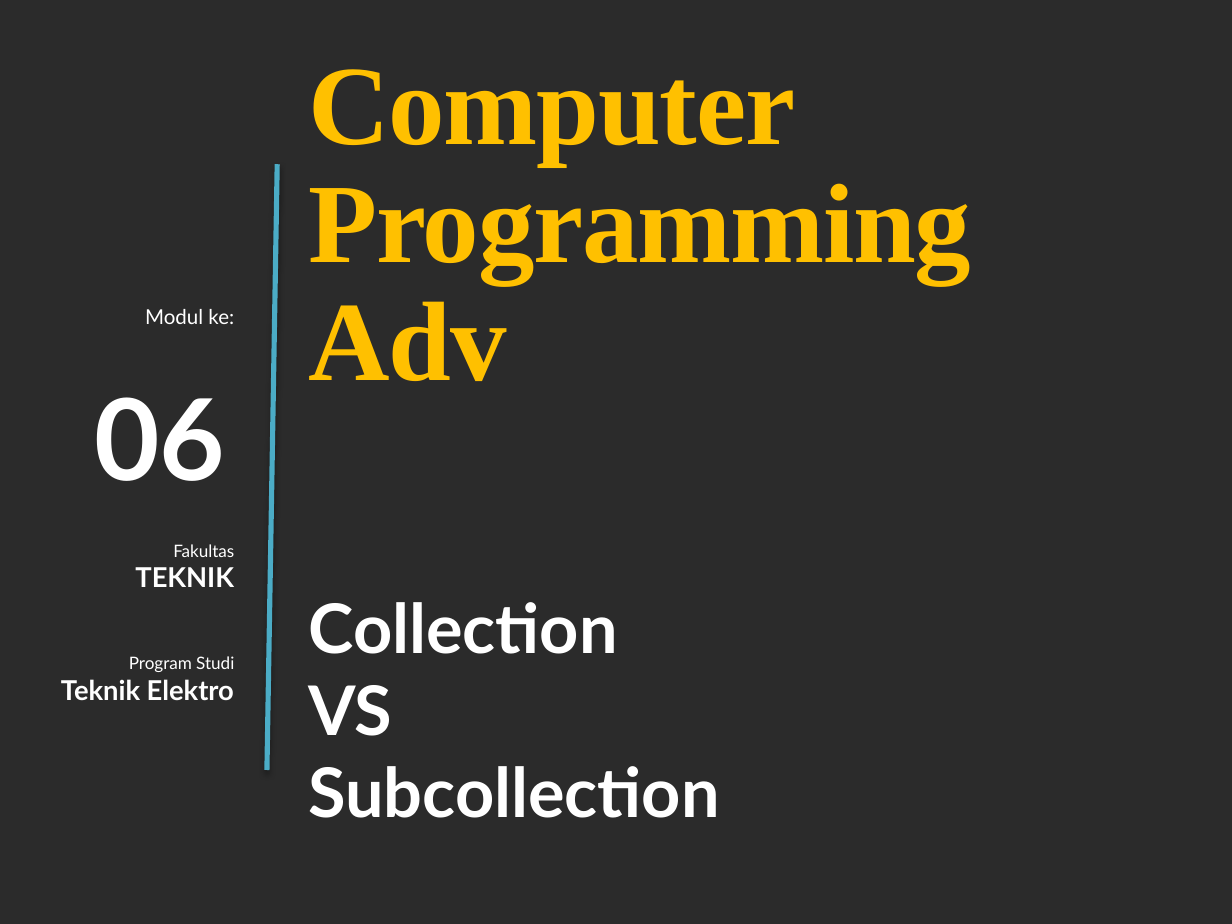
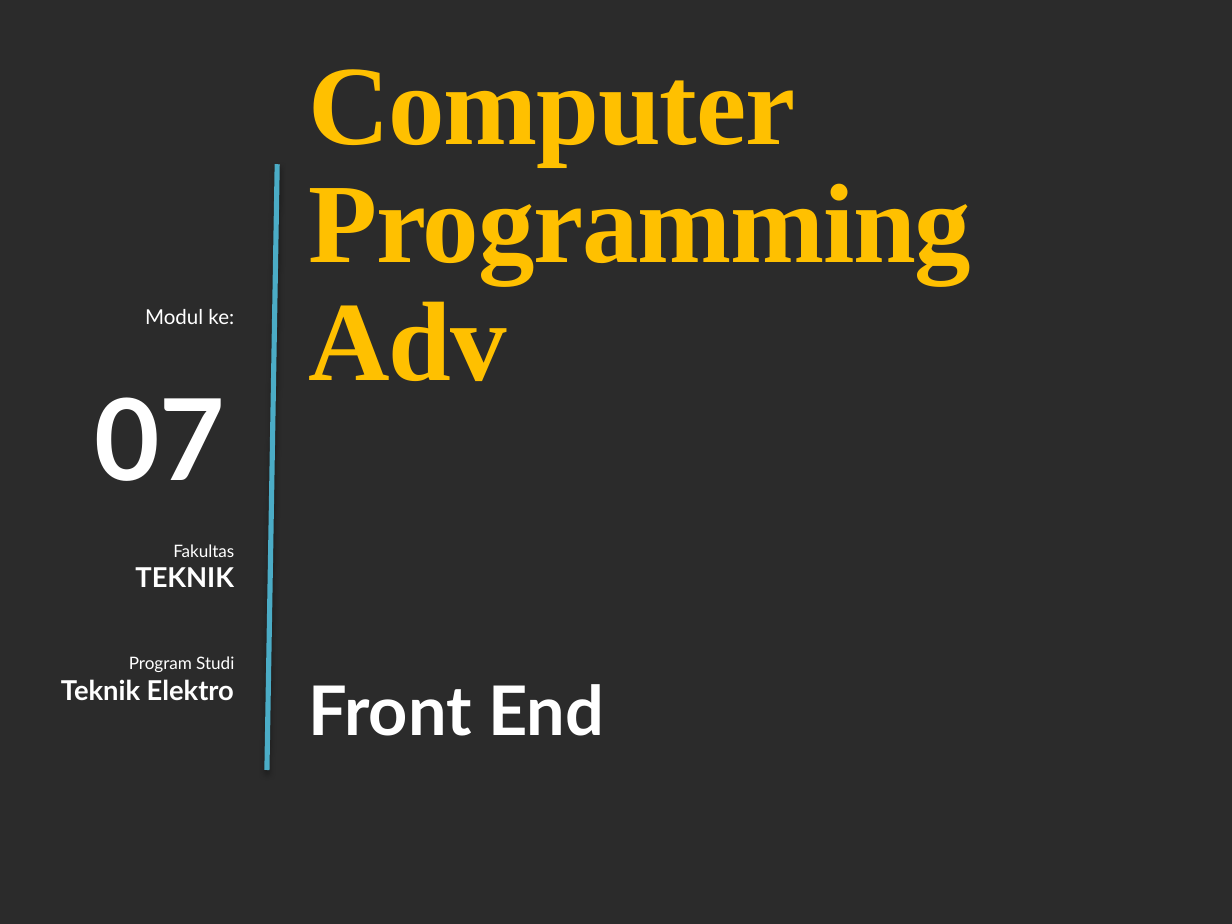
Before and after one commit to zendi014/PK2, a slide deck: slide 1 of PPT/M7 Front-End.pptx. Drawn at 1232x924 pixels with LibreOffice and Linux fonts; fonts in the diff are those of the drawing; background and template pictures are left out; a plain dark background stands for a picture behind light text. Boxes give left, top, right and bottom in pixels: in the first picture for what was removed or moved away, otherwise in the second. Text is boxed around its words. In the diff, an @@ line names an element or a change of style, - is before the commit and + after.

```diff
--- a/PPT/M7 Front-End.pptx
+++ b/PPT/M7 Front-End.pptx
@@ text at box(94, 397, 225, 481): text changed @@
-06
+07
@@ text at box(309, 684, 604, 736): text changed @@
-Collection
-VS
-Subcollection
+Front End
```
Also in this commit, not shown: 6 slides added, 7 slides removed, 2 other files.
